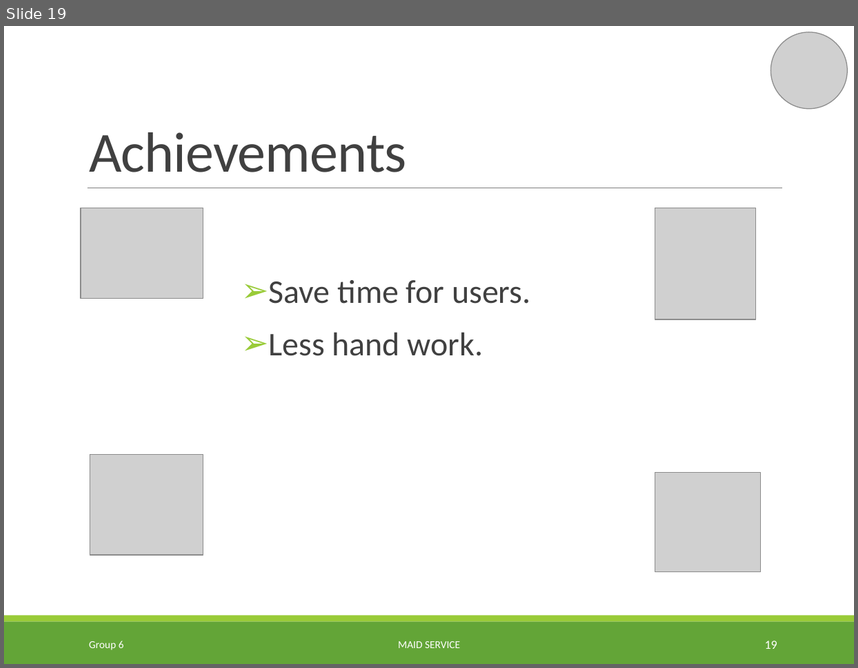
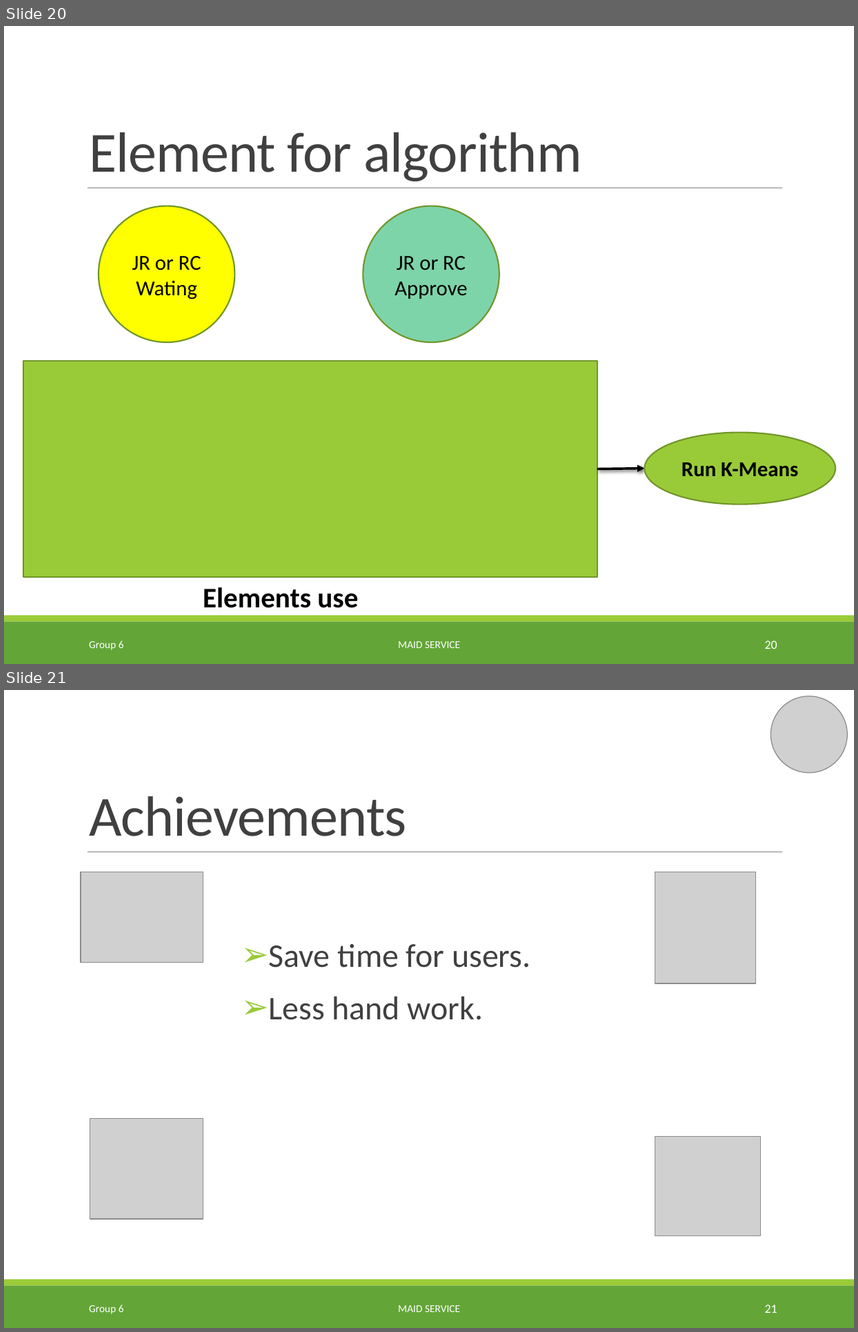
Before and after one commit to TuanBT/ms-website, a slide deck: Presentation/MS_Slide.pptx. Shown one above the other, each under a label of ours: slide 19 before the commit, slides 20 and 21 after it. The pictures are 858x668 and 858x1332 pixels, drawn with LibreOffice and Linux fonts; fonts in the diff are those of the drawing; grey boxes stand for pictures. Boxes give left, top, right and bottom in pixels: in the first picture for what was removed or moved away, otherwise in the second. Text is boxed around its words. In the diff, an @@ line names an element or a change of style, - is before the commit and + after.

```diff
--- a/Presentation/MS_Slide.pptx
+++ b/Presentation/MS_Slide.pptx
@@ slide 20 added at bbox=[4, 26, 854, 664], background #FFFFFF; not listed: 3 template elements that a slide beside it also shows @@
@@ title added at bbox=[89, 132, 582, 181], 48 pt, text #404040 @@
+Element for algorithm
@@ ellipse added at bbox=[99, 206, 234, 342], fill #FFFF00, outline #719629 1.25 pt, 18 pt, text #000000 @@
+JR or RC
+Wating
@@ ellipse added at bbox=[363, 206, 499, 342], fill #7DD4A9, outline #719629 1.25 pt, 18 pt, text #000000 @@
+JR or RC
+Approve
@@ rectangle added at bbox=[23, 360, 597, 577], fill #99CB38, outline #719629 1.25 pt @@
@@ ellipse added at bbox=[645, 432, 836, 503], fill #99CB38, outline #719629 1.25 pt, 18 pt, text #000000, bold @@
+Run K-Means
@@ arrow added from (597, 469) to (645, 468), #000000 2 pt @@
@@ text added at bbox=[203, 587, 358, 608], 24 pt, text #000000, bold @@
+Elements use
@@ text added at bbox=[89, 640, 124, 650], 9 pt, text #FFFFFF @@
+Group 6
@@ text added at bbox=[398, 641, 460, 648], 9 pt, text #FFFFFF @@
+MAID SERVICE
@@ page number added at bbox=[765, 640, 777, 648], 10.5 pt, text #FFFFFF @@
+20
@@ what was slide 19 is now slide 21 @@
@@ page number at bbox=[765, 1304, 777, 1312]: text changed @@
-19
+21
```
Also in this commit, not shown: 12 slides changed, 1 other slide added.
